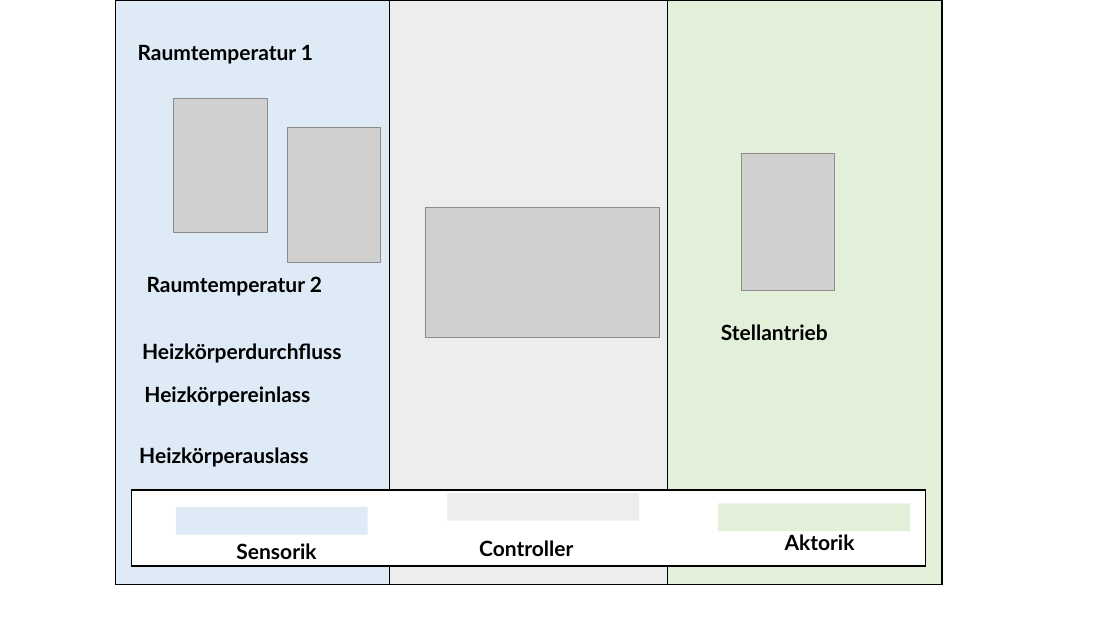
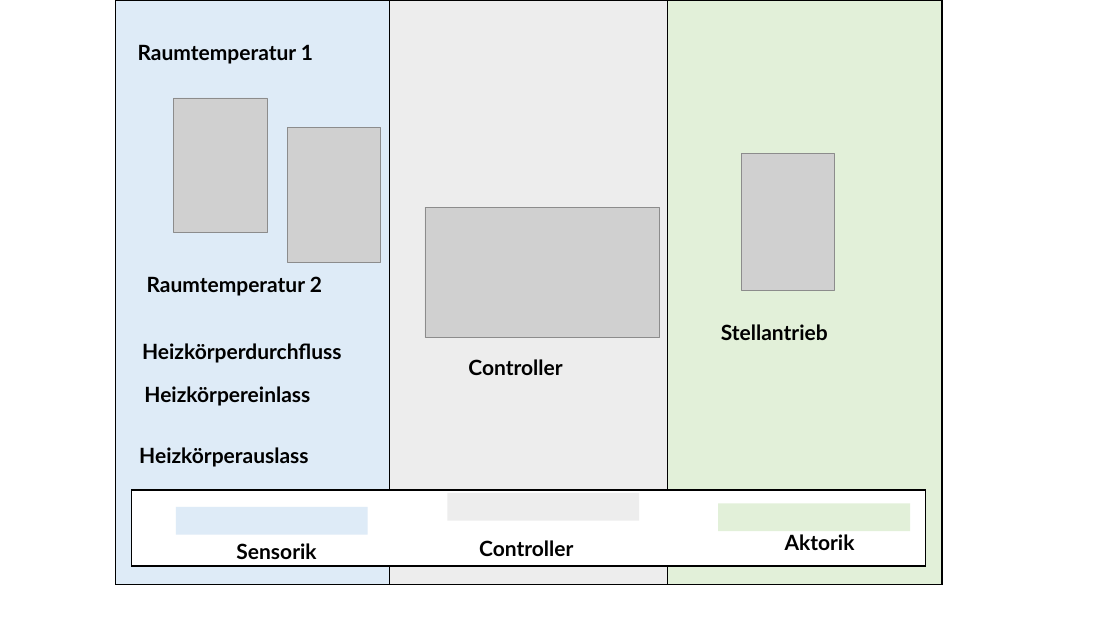
Before and after one commit to mada1019/t, a slide deck: slide 1 of docs/abbildungen/20160318_konzept.pptx. Drawn at 1120x630 pixels with LibreOffice and Linux fonts; fonts in the diff are those of the drawing; grey boxes stand for pictures. Boxes give left, top, right and bottom in pixels: in the first picture for what was removed or moved away, otherwise in the second. Text is boxed around its words. In the diff, an @@ line names an element or a change of style, - is before the commit and + after.

```diff
--- a/docs/abbildungen/20160318_konzept.pptx
+++ b/docs/abbildungen/20160318_konzept.pptx
@@ text added at [468, 359, 562, 375], 18 pt, text #000000, bold @@
+Controller
```
Also in this commit, not shown: 3 other files.
